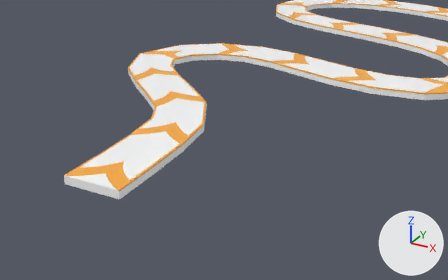
Two versions of the Blender file Assets/Models/Level 1 Road.blend, one commit apart.
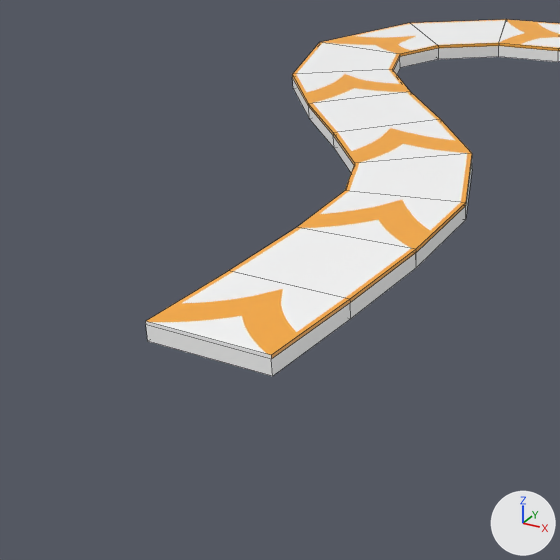
Each version appears first from a 50 mm camera at (75.3, -90.2, 56.6) aimed at (23.4, 4.2, 9.4), and next in a close-up on the part from 0% to 55% of the width and 12% to 100% of the height. The axes (+X, +Y, +Z) are drawn at lower right. The lights are the same throughout. The close-ups show mesh edges as thin lines.

The scene before the commit, as lines of its bpy script (objects in view):
```python
me_cube = bpy.data.meshes.new('Cube')
me_cube.from_pydata(...)  # 12 vertices, 10 faces; spans x -5.95..5.95, y -6.79..6.79, z -1.0..1.0
me_cube.materials.append(mat_material)  # picture img_road_texture1_jpg
me_cube_211 = bpy.data.meshes.new('Cube.211')
me_cube_211.from_pydata(...)  # 12 vertices, 10 faces; spans x -5.95..5.95, y -6.79..6.79, z -1.0..1.0
me_cube_211.materials.append(mat_material)  # picture img_road_texture1_jpg
ob_cube = bpy.data.objects.new('Cube', me_cube)
ob_cube.location = (0.1, 0.0, -1.0)
_m = ob_cube.modifiers.new('Array', 'ARRAY')
_m.count = 27
_m.relative_offset_displace = (2.0, 0.0, 0.0)
_m = ob_cube.modifiers.new('Curve', 'CURVE')
_m.object = ob_nurbspath_001
ob_cube_001 = bpy.data.objects.new('Cube.001', me_cube_211)
ob_cube_001.location = (12.0, 0.0, -1.0)
_m = ob_cube_001.modifiers.new('Array', 'ARRAY')
_m.count = 27
_m.fit_length = 239.3
_m.constant_offset_displace = (-0.45, 0.0, 0.0)
_m.relative_offset_displace = (2.0, 0.0, 0.0)
_m.merge_threshold = 0.07
_m = ob_cube_001.modifiers.new('Curve', 'CURVE')
_m.object = ob_nurbspath_001
```
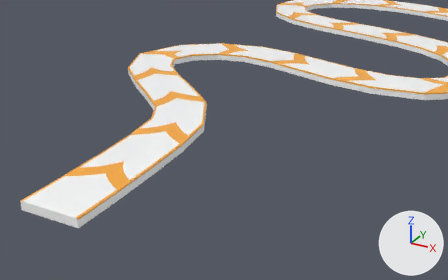
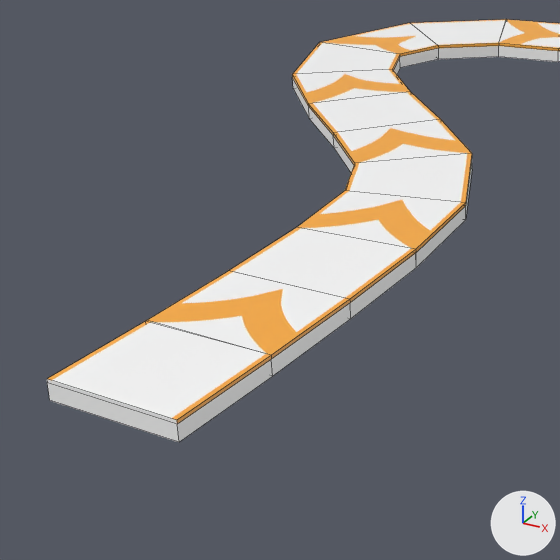
What differs and where, as boxes (x1, y1, x2, y2) in the close-ups (560 x 560 px):
```json
{"object": "Cube.002", "change": "added", "after": [47, 321, 273, 442]}
```

Scene script edits in JSON lines:
```json
{"op": "add", "block": "ob_cube_002", "code": ["ob_cube_002 = bpy.data.objects.new('Cube.002', me_cube_211.copy())  # the mesh of ob_cube_001", "ob_cube_002.location = (0.23, -13.75, -1.0)", "ob_cube_002.rotation_euler = (0.0, 0.0, 1.579)  # degrees (0, 0, 90)"]}
```
